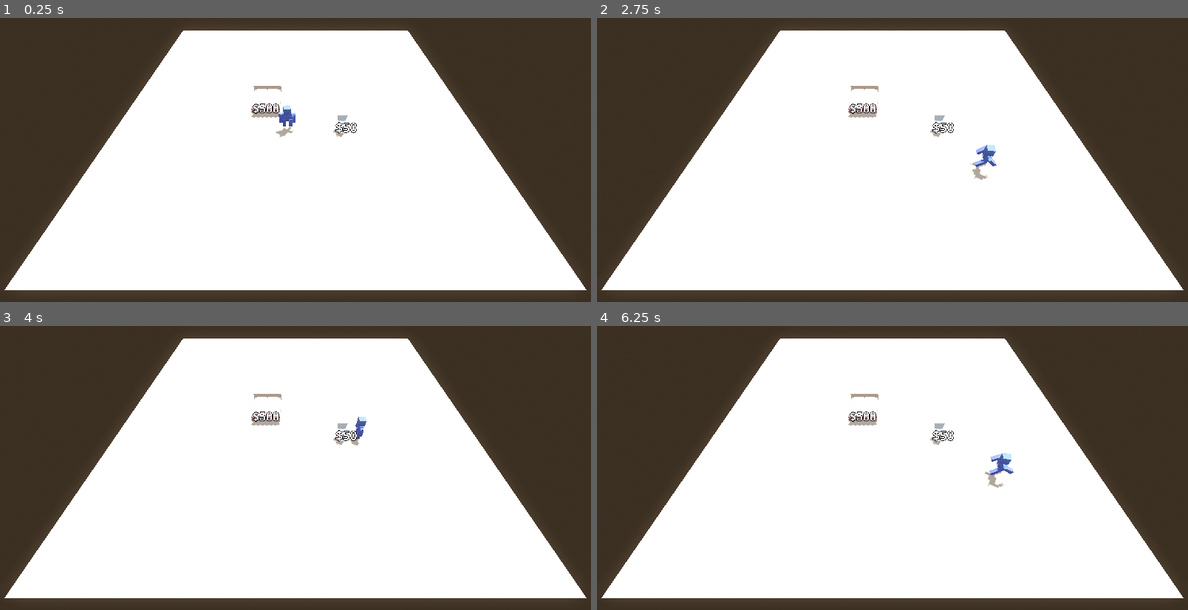
Above: before the commit, frames 1-4 (two rows, left to right).
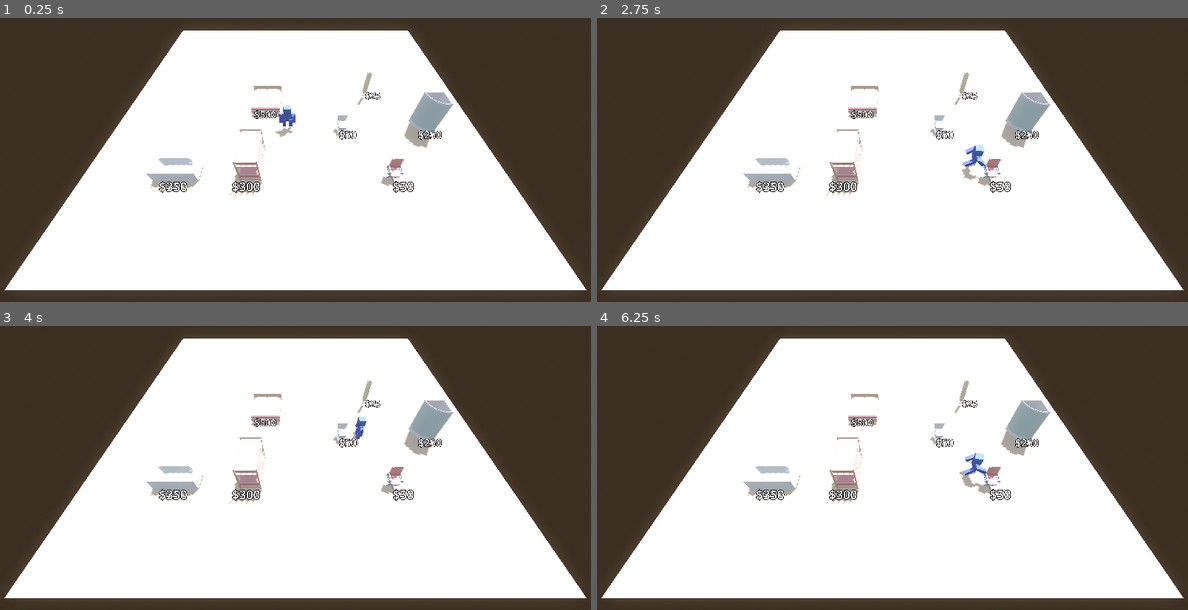
Above: after the commit, the same moments.

Repository: CamComDuck/HotelPrototype
Game: Godot game, scene res://room_builder/room_builder.tscn
The game is run twice, just before and just after one commit, with the same random seed, the same clock (stepped at 60 frames per second) and the same inputs.
Inputs:
- Up to frame 1 (0.25 s): no input
- Up to frame 2 (2.75 s): tap Enter at 0.5 s; hold D (move_right) 0.53-1.28 s; hold S (move_back) 1.28-2.03 s; hold D (move_right) from 2.03 s (still down)
- Up to frame 3 (4 s): release D (move_right) at 2.78 s; hold W (move_forward) 2.78-3.53 s; hold A (move_left) from 3.53 s (still down)
- Up to frame 4 (6.25 s): release A (move_left) at 5.03 s; hold S (move_back) 5.03-5.78 s; hold D (move_right) from 5.78 s (still down)

The runs differ from the first frame. In frame 1, 2.4% of the frame differs, in the area x 24-77%, y 19-63%; in frame 2, 2.8%; in frame 3, 2.4%; in frame 4, 2.9%.

Commit message:
Add more furniture types

Diff:
--- a/project/furniture/furniture.gd
+++ b/project/furniture/furniture.gd
@@ -23,5 +23,6 @@
 	collision_shape.position.y = collision_shape.shape.size.y / 2.0
 
 	price_label.position.x = -1 * collision_shape.shape.size.x / 2.0
-	#price_label.position.z = collision_shape.shape.size.z / 2.0
+	#price_label.position.z = (-1 * collision_shape.shape.size.z) + (collision_shape.shape.size.z / 2.0)
+	price_label.position.z = -3
 	price_label.position.y = collision_shape.shape.size.y / 2.0
--- a/project/furniture/furniture.tscn
+++ b/project/furniture/furniture.tscn
@@ -14,8 +14,7 @@
 [node name="PriceLabel" type="Label3D" parent="."]
 unique_name_in_owner = true
 transform = Transform3D(1, 0, 0, 0, 1, 0, 0, 0, 1, 0, 3.85835, 0)
-pixel_size = 0.015
 billboard = 1
 text = "$1000"
-font_size = 250
-outline_size = 50
+font_size = 600
+outline_size = 127
--- /dev/null
+++ b/project/furniture/types/bathtub.tres
@@ -0,0 +1,12 @@
+[gd_resource type="Resource" script_class="FurnitureType" load_steps=2 format=3 uid="uid://osi403f6j0oo"]
+
+[ext_resource type="Script" path="res://furniture/types/furniture_type.gd" id="1_xrqt7"]
+
+[resource]
+script = ExtResource("1_xrqt7")
+name = "Bathtub"
+category = "Bathroom"
+price = 350
+model_path = "res://Furniture Kit/bathtub.fbx"
+tiles_length = 1
+tiles_width = 3
--- /dev/null
+++ b/project/furniture/types/bed_bunk.tres
@@ -0,0 +1,12 @@
+[gd_resource type="Resource" script_class="FurnitureType" load_steps=2 format=3 uid="uid://dmm40jphkq622"]
+
+[ext_resource type="Script" path="res://furniture/types/furniture_type.gd" id="1_fmwa6"]
+
+[resource]
+script = ExtResource("1_fmwa6")
+name = "Bunk Bed"
+category = "Bed"
+price = 300
+model_path = "res://Furniture Kit/bedBunk.fbx"
+tiles_length = 2
+tiles_width = 1
--- /dev/null
+++ b/project/furniture/types/chair_desk.tres
@@ -0,0 +1,12 @@
+[gd_resource type="Resource" script_class="FurnitureType" load_steps=2 format=3 uid="uid://dvko1y2ccg36a"]
+
+[ext_resource type="Script" path="res://furniture/types/furniture_type.gd" id="1_vy81i"]
+
+[resource]
+script = ExtResource("1_vy81i")
+name = "Desk Chair"
+category = "Chair"
+price = 50
+model_path = "res://Furniture Kit/chairDesk.fbx"
+tiles_length = 1
+tiles_width = 1
--- a/project/furniture/types/furniture_type.gd
+++ b/project/furniture/types/furniture_type.gd
@@ -2,7 +2,7 @@
 extends Resource
 
 @export var name : String
-@export_enum("Bathroom", "Bed", "Table", "Chair", "Storage", "Decoration", "Door") var category : String
+@export_enum("Bathroom", "Bed", "Table", "Chair", "Storage", "Lighting", "Decoration", "Door") var category : String
 @export var price : int
 @export var model_path : String
 @export var tiles_length : int
--- /dev/null
+++ b/project/furniture/types/lamp_floor.tres
@@ -0,0 +1,12 @@
+[gd_resource type="Resource" script_class="FurnitureType" load_steps=2 format=3 uid="uid://bhcx8h1lxlpld"]
+
+[ext_resource type="Script" path="res://furniture/types/furniture_type.gd" id="1_7t2gc"]
+
+[resource]
+script = ExtResource("1_7t2gc")
+name = "Floor Lamp"
+category = "Lighting"
+price = 25
+model_path = "res://Furniture Kit/lampSquareFloor.fbx"
+tiles_length = 1
+tiles_width = 1
--- /dev/null
+++ b/project/furniture/types/shower.tres
@@ -0,0 +1,12 @@
+[gd_resource type="Resource" script_class="FurnitureType" load_steps=2 format=3 uid="uid://cieulahri8b0c"]
+
+[ext_resource type="Script" path="res://furniture/types/furniture_type.gd" id="1_ycg1u"]
+
+[resource]
+script = ExtResource("1_ycg1u")
+name = "Shower"
+category = "Bathroom"
+price = 250
+model_path = "res://Furniture Kit/showerRound.fbx"
+tiles_length = 1
+tiles_width = 1
--- a/project/room_builder/room_builder.tscn
+++ b/project/room_builder/room_builder.tscn
@@ -1,10 +1,15 @@
-[gd_scene load_steps=10 format=3 uid="uid://bbw1tk7vh0mdi"]
+[gd_scene load_steps=15 format=3 uid="uid://bbw1tk7vh0mdi"]
 
 [ext_resource type="PackedScene" uid="uid://b32me7mavfh1q" path="res://Furniture Kit/floorFull.fbx" id="1_2stwj"]
 [ext_resource type="PackedScene" uid="uid://dgcbkyv1gcac2" path="res://character/character.tscn" id="2_momfj"]
 [ext_resource type="PackedScene" uid="uid://8s2306vmkwf5" path="res://furniture/furniture.tscn" id="3_sdbeq"]
 [ext_resource type="Resource" uid="uid://cost0hs1vnhik" path="res://furniture/types/toilet.tres" id="4_rm1gh"]
 [ext_resource type="Resource" uid="uid://xhl1av4slyvw" path="res://furniture/types/bed_double.tres" id="5_738do"]
+[ext_resource type="Resource" uid="uid://cieulahri8b0c" path="res://furniture/types/shower.tres" id="5_vgsup"]
+[ext_resource type="Resource" uid="uid://dmm40jphkq622" path="res://furniture/types/bed_bunk.tres" id="6_im1rv"]
+[ext_resource type="Resource" uid="uid://dvko1y2ccg36a" path="res://furniture/types/chair_desk.tres" id="7_0ehly"]
+[ext_resource type="Resource" uid="uid://osi403f6j0oo" path="res://furniture/types/bathtub.tres" id="7_p7hpa"]
+[ext_resource type="Resource" uid="uid://bhcx8h1lxlpld" path="res://furniture/types/lamp_floor.tres" id="8_lgmat"]
 
 [sub_resource type="ProceduralSkyMaterial" id="ProceduralSkyMaterial_2odo8"]
 sky_horizon_color = Color(0.64625, 0.65575, 0.67075, 1)
@@ -49,6 +54,26 @@
 transform = Transform3D(1, 0, 0, 0, 1, 0, 0, 0, 1, 15.222, 1.36692, 3.14806)
 furniture_type = ExtResource("4_rm1gh")
 
+[node name="Furniture7" parent="." instance=ExtResource("3_sdbeq")]
+transform = Transform3D(1, 0, 0, 0, 1, 0, 0, 0, 1, 39.1764, 1.36692, 3.14806)
+furniture_type = ExtResource("5_vgsup")
+
 [node name="Furniture2" parent="." instance=ExtResource("3_sdbeq")]
 transform = Transform3D(1, 0, 0, 0, 1, 0, 0, 0, 1, -12.0391, 1.36692, -5.56426)
 furniture_type = ExtResource("5_738do")
+
+[node name="Furniture3" parent="." instance=ExtResource("3_sdbeq")]
+transform = Transform3D(1, 0, 0, 0, 1, 0, 0, 0, 1, -12.0391, 1.36692, 20.4619)
+furniture_type = ExtResource("6_im1rv")
+
+[node name="Furniture6" parent="." instance=ExtResource("3_sdbeq")]
+transform = Transform3D(1, 0, 0, 0, 1, 0, 0, 0, 1, -34.844, 1.36692, 20.4619)
+furniture_type = ExtResource("7_p7hpa")
+
+[node name="Furniture4" parent="." instance=ExtResource("3_sdbeq")]
+transform = Transform3D(1, 0, 0, 0, 1, 0, 0, 0, 1, 26.2937, 1.36692, 20.4619)
+furniture_type = ExtResource("7_0ehly")
+
+[node name="Furniture5" parent="." instance=ExtResource("3_sdbeq")]
+transform = Transform3D(1, 0, 0, 0, 1, 0, 0, 0, 1, 26.2937, 1.36692, -15.0371)
+furniture_type = ExtResource("8_lgmat")
